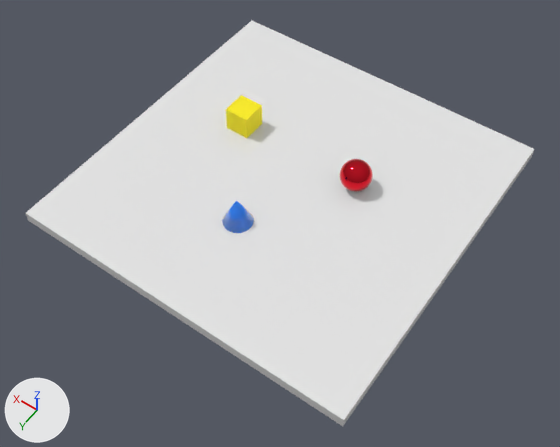
Before and after pictures for a commit that changed the FBX model Athena-Editor/Assets/Meshes/BlenderScene.fbx.
Before and after are seen from a camera (50 mm lens) standing at (-20.5, 29.8, 41.7) and looking at (-1.1, 2.6, -1.0). Every picture has the same lights, and +X, +Y and +Z are marked at lower left. Where no turn or scale is listed for an object, it has been applied to the vertices.
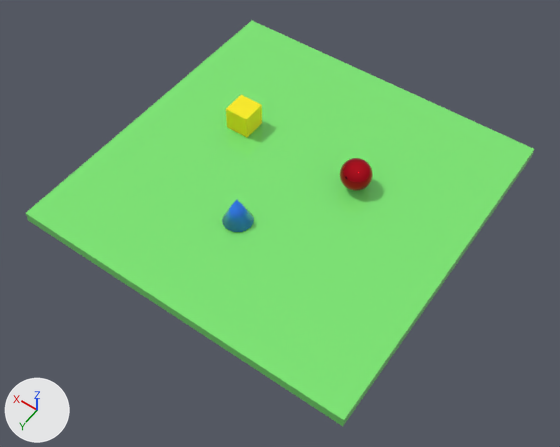
Location of each change, (x1, y1, x2, y2) in pixels of the pictures (560 x 447 px):
'Floor', recoloured (white to green): (26, 21, 535, 426) in both
'Cube', moved: before (226, 95, 262, 138); after (226, 95, 262, 137)
'Sphere', moved: before (340, 159, 373, 192); after (340, 158, 373, 191)
'Cone', moved: before (222, 201, 254, 233); after (222, 200, 254, 232)

Edits to the bpy script that builds the scene:
```text
Change mat_floormaterial:
    mat_floormaterial.base_color: (0.8, 0.8, 0.8) -> (0.204, 0.8, 0.172)  # white #e7e7e7 -> green #7de773
Change ob_cube:
    ob_cube.location: (5.77, -2.49, 1.36) -> (5.77, -2.49, 1.42)
Change ob_cone:
    ob_cone.location: (0.68, 4.97, 1.5) -> (0.68, 4.97, 1.6)
Change ob_sphere:
    ob_sphere.location: (-4.09, -2.24, 1.56) -> (-4.09, -2.24, 1.64)
```
